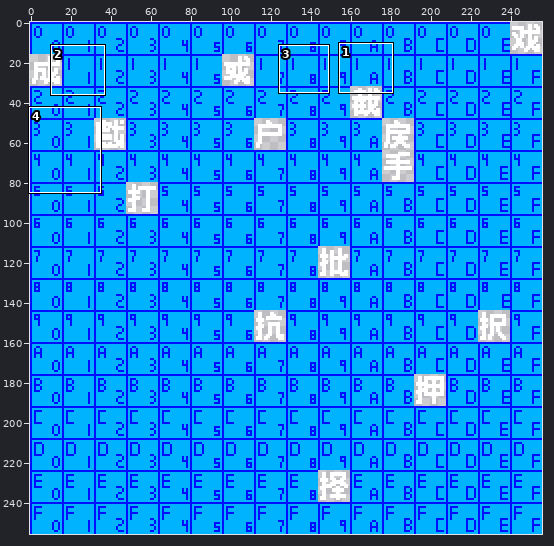
Two states of a sprite sheet, assets/base/font/cosmic-reach-font-6200.png. Above: a wide view before the commit, with the close-up outlined.
Close-up. As it was:
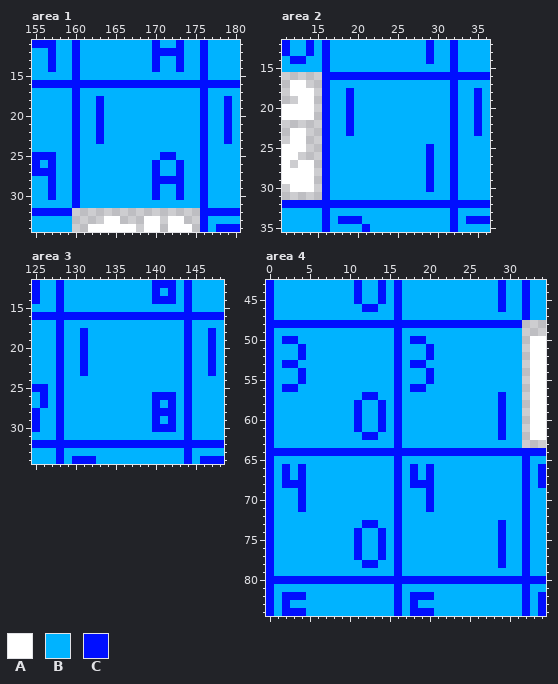
The file is 256x256 pixels. Shown: area 1: x 155..180, y 11..34; area 2: x 11..36, y 12..35; area 3: x 125..148, y 12..34; area 4: x 0..34, y 43..84. The commit also changed other parts of the picture, which this record leaves out.
Palette (. is transparent): A #ffffff  B #00b3ff  C #000fff
Pixels before, area 1, first column x 155:
11 CCCBBCBBBBBBBBBCBBCBBCBBBB
12 BBCBBCBBBBBBBBBCCCCBBCBBBB
13 BBCBBCBBBBBBBBBCBBCBBCBBBB
14 BBCBBCBBBBBBBBBCBBCBBCBBBB
15 BBBBBCBBBBBBBBBBBBBBBCBBBB
16 CCCCCCCCCCCCCCCCCCCCCCCCCC
17 BBBBBCBBBBBBBBBBBBBBBCBBBB
18 BBBBBCBBCBBBBBBBBBBBBCBBCB
19 BBBBBCBBCBBBBBBBBBBBBCBBCB
20 BBBBBCBBCBBBBBBBBBBBBCBBCB
21 BBBBBCBBCBBBBBBBBBBBBCBBCB
22 BBBBBCBBCBBBBBBBBBBBBCBBCB
23 BBBBBCBBCBBBBBBBBBBBBCBBCB
24 BBBBBCBBBBBBBBBBBBBBBCBBBB
25 CCCBBCBBBBBBBBBBCCBBBCBBBB
26 CBCBBCBBBBBBBBBCBBCBBCBBBB
27 CCCBBCBBBBBBBBBCBBCBBCBBBB
28 BBCBBCBBBBBBBBBCCCCBBCBBBB
29 BBCBBCBBBBBBBBBCBBCBBCBBBB
30 BBCBBCBBBBBBBBBCBBCBBCBBBB
31 BBBBBCBBBBBBBBBBBBBBBCBBBB
32 CCCCC................CCCCC
33 BBBBB....AA...AA.AA..CBBBB
34 BBBBB..AAAAAA.AA.AAA.CBCCC
Pixels before, area 2, first column x 11:
12 CBBCBCBBBBBBBBBBBBCBBCBBBB
13 CBBCBCBBBBBBBBBBBBCBBCBBBB
14 BCCBBCBBBBBBBBBBBBCBBCBBBB
15 BBBBBCBBBBBBBBBBBBBBBCBBBB
16 .....CCCCCCCCCCCCCCCCCCCCC
17 .AA..CBBBBBBBBBBBBBBBCBBBB
18 .AAA.CBBCBBBBBBBBBBBBCBBCB
19 ..AA.CBBCBBBBBBBBBBBBCBBCB
20 AAAA.CBBCBBBBBBBBBBBBCBBCB
21 AAAA.CBBCBBBBBBBBBBBBCBBCB
22 .....CBBCBBBBBBBBBBBBCBBCB
23 .AA..CBBCBBBBBBBBBBBBCBBCB
24 .AA..CBBBBBBBBBBBBBBBCBBBB
25 AAA..CBBBBBBBBBBBBCBBCBBBB
26 AA...CBBBBBBBBBBBBCBBCBBBB
27 A.AA.CBBBBBBBBBBBBCBBCBBBB
28 AAAA.CBBBBBBBBBBBBCBBCBBBB
29 AAAA.CBBBBBBBBBBBBCBBCBBBB
30 .AAA.CBBBBBBBBBBBBCBBCBBBB
31 .....CBBBBBBBBBBBBBBBCBBBB
32 CCCCCCCCCCCCCCCCCCCCCCCCCC
33 BBBBBCBBBBBBBBBBBBBBBCBBBB
34 BBBBBCBCCCBBBBBBBBBBBCBCCC
35 BBBBBCBBBBCBBBBBBBBBBCBBBB
Pixels before, area 3, first column x 125:
12 CBBCBBBBBBBBBBBCCCBCBBBB
13 CBBCBBBBBBBBBBBCBCBCBBBB
14 CBBCBBBBBBBBBBBCCCBCBBBB
15 BBBCBBBBBBBBBBBBBBBCBBBB
16 CCCCCCCCCCCCCCCCCCCCCCCC
17 BBBCBBBBBBBBBBBBBBBCBBBB
18 BBBCBBCBBBBBBBBBBBBCBBCB
19 BBBCBBCBBBBBBBBBBBBCBBCB
20 BBBCBBCBBBBBBBBBBBBCBBCB
21 BBBCBBCBBBBBBBBBBBBCBBCB
22 BBBCBBCBBBBBBBBBBBBCBBCB
23 BBBCBBCBBBBBBBBBBBBCBBCB
24 BBBCBBBBBBBBBBBBBBBCBBBB
25 CCBCBBBBBBBBBBBBBBBCBBBB
26 BCBCBBBBBBBBBBBCCCBCBBBB
27 BCBCBBBBBBBBBBBCBCBCBBBB
28 CBBCBBBBBBBBBBBCCCBCBBBB
29 CBBCBBBBBBBBBBBCBCBCBBBB
30 CBBCBBBBBBBBBBBCCCBCBBBB
31 BBBCBBBBBBBBBBBBBBBCBBBB
32 CCCCCCCCCCCCCCCCCCCCCCCC
33 BBBCBBBBBBBBBBBBBBBCBBBB
34 BBBCBCCCBBBBBBBBBBBCBCCC
Pixels before, area 4, first column x 0:
43 CBBBBBBBBBBCBBCBCBBBBBBBBBBBBCBBCBB
44 CBBBBBBBBBBCBBCBCBBBBBBBBBBBBCBBCBB
45 CBBBBBBBBBBCBBCBCBBBBBBBBBBBBCBBCBB
46 CBBBBBBBBBBBCCBBCBBBBBBBBBBBBCBBCBB
47 CBBBBBBBBBBBBBBBCBBBBBBBBBBBBBBBCBB
48 CCCCCCCCCCCCCCCCCCCCCCCCCCCCCCCC...
49 CBBBBBBBBBBBBBBBCBBBBBBBBBBBBBBB...
50 CBCCBBBBBBBBBBBBCBCCBBBBBBBBBBBB.AA
51 CBBBCBBBBBBBBBBBCBBBCBBBBBBBBBBB.AA
52 CBBBCBBBBBBBBBBBCBBBCBBBBBBBBBBB.AA
53 CBCCBBBBBBBBBBBBCBCCBBBBBBBBBBBB.AA
54 CBBBCBBBBBBBBBBBCBBBCBBBBBBBBBBB.AA
55 CBBBCBBBBBBBBBBBCBBBCBBBBBBBBBBB.AA
56 CBCCBBBBBBBBBBBBCBCCBBBBBBBBBBBB.AA
57 CBBBBBBBBBBBCCBBCBBBBBBBBBBBBCBB.AA
58 CBBBBBBBBBBCBBCBCBBBBBBBBBBBBCBB.AA
59 CBBBBBBBBBBCBBCBCBBBBBBBBBBBBCBB.AA
60 CBBBBBBBBBBCBBCBCBBBBBBBBBBBBCBB.AA
61 CBBBBBBBBBBCBBCBCBBBBBBBBBBBBCBB.AA
62 CBBBBBBBBBBBCCBBCBBBBBBBBBBBBCBB.AA
63 CBBBBBBBBBBBBBBBCBBBBBBBBBBBBBBB...
64 CCCCCCCCCCCCCCCCCCCCCCCCCCCCCCCCCCC
65 CBBBBBBBBBBBBBBBCBBBBBBBBBBBBBBBCBB
66 CBCBCBBBBBBBBBBBCBCBCBBBBBBBBBBBCBC
67 CBCBCBBBBBBBBBBBCBCBCBBBBBBBBBBBCBC
68 CBCCCBBBBBBBBBBBCBCCCBBBBBBBBBBBCBC
69 CBBBCBBBBBBBBBBBCBBBCBBBBBBBBBBBCBB
70 CBBBCBBBBBBBBBBBCBBBCBBBBBBBBBBBCBB
71 CBBBCBBBBBBBBBBBCBBBCBBBBBBBBBBBCBB
72 CBBBBBBBBBBBBBBBCBBBBBBBBBBBBBBBCBB
73 CBBBBBBBBBBBCCBBCBBBBBBBBBBBBCBBCBB
74 CBBBBBBBBBBCBBCBCBBBBBBBBBBBBCBBCBB
75 CBBBBBBBBBBCBBCBCBBBBBBBBBBBBCBBCBB
76 CBBBBBBBBBBCBBCBCBBBBBBBBBBBBCBBCBB
77 CBBBBBBBBBBCBBCBCBBBBBBBBBBBBCBBCBB
78 CBBBBBBBBBBBCCBBCBBBBBBBBBBBBCBBCBB
79 CBBBBBBBBBBBBBBBCBBBBBBBBBBBBBBBCBB
80 CCCCCCCCCCCCCCCCCCCCCCCCCCCCCCCCCCC
81 CBBBBBBBBBBBBBBBCBBBBBBBBBBBBBBBCBB
82 CBCCCBBBBBBBBBBBCBCCCBBBBBBBBBBBCBC
83 CBCBBBBBBBBBBBBBCBCBBBBBBBBBBBBBCBC
84 CBCCCBBBBBBBBBBBCBCCCBBBBBBBBBBBCBC
The result:
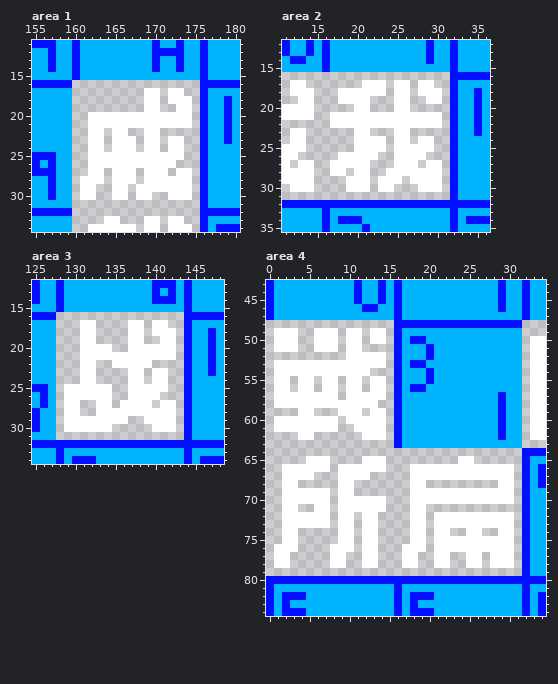
Diff:
Area 1:
y 16: x 160..175 CCCCCCCCCCCCCCCC -> ................
y 17: x 160..175 CBBBBBBBBBBBBBBB -> .........AA.AA..
y 18: x 160..175 CBBCBBBBBBBBBBBB -> .........AA.AAA.
y 19: x 160..175 CBBCBBBBBBBBBBBB -> .........AA..AA.
y 20..21: x 160..175 CBBCBBBBBBBBBBBB -> ..AAAAAAAAAAAAA.
y 22: x 160..175 CBBCBBBBBBBBBBBB -> ..AA.AA..AA.....
y 23: x 160..175 CBBCBBBBBBBBBBBB -> ..AA.AAA.AA.AA..
y 24: x 160..175 CBBBBBBBBBBBBBBB -> ..AA.AAA.AA.AA..
y 25: x 160..175 CBBBBBBBBBBCCBBB -> ..AAAAAAAAAAAA..
y 26: x 160..175 CBBBBBBBBBCBBCBB -> ..AAAAAAAAAAA...
y 27: x 160..175 CBBBBBBBBBCBBCBB -> ..AA.AAA.AAA.AA.
y 28: x 160..175 CBBBBBBBBBCCCCBB -> .AAA.AAA.AAAAAA.
y 29: x 160..175 CBBBBBBBBBCBBCBB -> .AA..AA.AAAAAAA.
y 30: x 160..175 CBBBBBBBBBCBBCBB -> .AA..AA.AA..AAA.
y 31: x 160..175 CBBBBBBBBBBBBBBB -> ................
Area 2:
y 16: x 16..31 CCCCCCCCCCCCCCCC -> ................
y 17: x 16..31 CBBBBBBBBBBBBBBB -> .....AAA.AA.AA..
y 18: x 16..31 CBBCBBBBBBBBBBBB -> ..AAAAAA.AA.AAA.
y 19: x 16..31 CBBCBBBBBBBBBBBB -> ..AAAA...AA..AA.
y 20: x 16..31 CBBCBBBBBBBBBBBB -> ....AA...AA.....
y 21..22: x 16..31 CBBCBBBBBBBBBBBB -> .AAAAAAAAAAAAAA.
y 23: x 16..31 CBBCBBBBBBBBBBBB -> ....AA...AA.....
y 24: x 16..31 CBBBBBBBBBBBBBBB -> ....AAAA.AA.AA..
y 25: x 16..31 CBBBBBBBBBBBBCBB -> ....AAAA.AAAAA..
y 26: x 16..31 CBBBBBBBBBBBBCBB -> ..AAAAA..AAAA...
y 27: x 16..31 CBBBBBBBBBBBBCBB -> .AAAAA...AAA.AA.
y 28: x 16..31 CBBBBBBBBBBBBCBB -> .AA.AA..AAAAAAA.
y 29: x 16..31 CBBBBBBBBBBBBCBB -> ...AAA.AAA.AAAA.
y 30: x 16..31 CBBBBBBBBBBBBCBB -> ...AAA.AA...AAA.
y 31: x 16..31 CBBBBBBBBBBBBBBB -> ................
Area 3:
y 16: x 128..143 CCCCCCCCCCCCCCCC -> ................
y 17: x 128..143 CBBBBBBBBBBBBBBB -> ...AA....AA.AA..
y 18: x 128..143 CBBCBBBBBBBBBBBB -> ...AA....AA.AAA.
y 19: x 128..143 CBBCBBBBBBBBBBBB -> ...AA....AA..AA.
y 20: x 128..143 CBBCBBBBBBBBBBBB -> ...AAAA..AAAAAA.
y 21: x 128..143 CBBCBBBBBBBBBBBB -> ...AAAAAAAAAAAA.
y 22: x 128..143 CBBCBBBBBBBBBBBB -> ...AA..AAAAA....
y 23: x 128..143 CBBCBBBBBBBBBBBB -> ...AA....AA.AA..
y 24: x 128..143 CBBBBBBBBBBBBBBB -> ...AA....AA.AA..
y 25: x 128..143 CBBBBBBBBBBBBBBB -> .AAAAAA..AAAAA..
y 26: x 128..143 CBBBBBBBBBBBCCCB -> .AAAAAA..AAAA...
y 27: x 128..143 CBBBBBBBBBBBCBCB -> .AA..AA.AAAA.AA.
y 28: x 128..143 CBBBBBBBBBBBCCCB -> .AA..AAAAAAAAAA.
y 29: x 128..143 CBBBBBBBBBBBCBCB -> .AAAAAAAA..AAAA.
y 30: x 128..143 CBBBBBBBBBBBCCCB -> .AAAAAA.....AAA.
y 31: x 128..143 CBBBBBBBBBBBBBBB -> ................
Area 4:
y 48: x 0..15 CCCCCCCCCCCCCCCC -> ................
y 49: x 0..15 CBBBBBBBBBBBBBBB -> .AAA..AAA.AA.AA.
y 50: x 0..15 CBCCBBBBBBBBBBBB -> .AAA..AAA.AA.AA.
y 51: x 0..15 CBBBCBBBBBBBBBBB -> .AAA..AAA.AA....
y 52: x 0..15 CBBBCBBBBBBBBBBB -> ..........AAAAA.
y 53: x 0..15 CBCCBBBBBBBBBBBB -> .AAAAAAAAAAAAAA.
y 54: x 0..15 CBBBCBBBBBBBBBBB -> .AAAAAAAAAAAA...
y 55: x 0..15 CBBBCBBBBBBBBBBB -> .AA.AA.AA.AA.AA.
y 56: x 0..15 CBCCBBBBBBBBBBBB -> .AA.AA.AA.AA.AA.
y 57: x 0..15 CBBBBBBBBBBBCCBB -> .AAAAAAAA.AAAAA.
y 58: x 0..15 CBBBBBBBBBBCBBCB -> .AAAAAAAAAAAAA..
y 59: x 0..15 CBBBBBBBBBBCBBCB -> ....AA...AAA.AA.
y 60: x 0..15 CBBBBBBBBBBCBBCB -> .AAAAAAAA.AAAAA.
y 61: x 0..15 CBBBBBBBBBBCBBCB -> .AAAAAAAA..AAAA.
y 62: x 0..15 CBBBBBBBBBBBCCBB -> ....AA......AAA.
y 63: x 0..15 CBBBBBBBBBBBBBBB -> ................
y 64: x 0..31 CCCCCCCCCCCCCCCCCCCCCCCCCCCCCCCC -> ................................
y 65: x 0..31 CBBBBBBBBBBBBBBBCBBBBBBBBBBBBBBB -> .....AAA....AAA.........AA......
y 66: x 0..31 CBCBCBBBBBBBBBBBCBCBCBBBBBBBBBBB -> ..AAAAAA.AAAAAA...AAAAAAAAAAAAA.
y 67: x 0..31 CBCBCBBBBBBBBBBBCBCBCBBBBBBBBBBB -> ..AAAA...AAAA.....AAAAAAAAAAAAA.
y 68: x 0..31 CBCCCBBBBBBBBBBBCBCCCBBBBBBBBBBB -> ..AA.....AA.......AA.........AA.
y 69: x 0..31 CBBBCBBBBBBBBBBBCBBBCBBBBBBBBBBB -> ..AAAAAA.AA.......AAAAAAAAAAAAA.
y 70: x 0..31 CBBBCBBBBBBBBBBBCBBBCBBBBBBBBBBB -> ..AAAAAA.AAAAAA...AAAAAAAAAAAAA.
y 71: x 0..31 CBBBCBBBBBBBBBBBCBBBCBBBBBBBBBBB -> ..AA..AA.AAAAAA...AA............
y 72: x 0..31 CBBBBBBBBBBBBBBBCBBBBBBBBBBBBBBB -> ..AAAAAA.AA.AA....AA.AAAAAAAAAA.
y 73: x 0..31 CBBBBBBBBBBBCCBBCBBBBBBBBBBBBCBB -> ..AAAAAA.AA.AA....AA.AAAAAAAAAA.
y 74: x 0..31 CBBBBBBBBBBCBBCBCBBBBBBBBBBBBCBB -> ..AA.....AA.AA....AA.AA..AA..AA.
y 75: x 0..31 CBBBBBBBBBBCBBCBCBBBBBBBBBBBBCBB -> ..AA.....AA.AA....AA.AAAAAAAAAA.
y 76: x 0..31 CBBBBBBBBBBCBBCBCBBBBBBBBBBBBCBB -> .AAA....AAA.AA...AAA.AAAAAAAAAA.
y 77: x 0..31 CBBBBBBBBBBCBBCBCBBBBBBBBBBBBCBB -> .AA.....AA..AA...AA..AA..AA.AAA.
y 78: x 0..31 CBBBBBBBBBBBCCBBCBBBBBBBBBBBBCBB -> .AA.....AA..AA...AA..AA..AA.AAA.
y 79: x 0..31 CBBBBBBBBBBBBBBBCBBBBBBBBBBBBBBB -> ................................
Changed places in both close-ups, as pixel boxes (x1, y1, x2, y2):
changed: (72, 80, 200, 208)
changed: (322, 72, 450, 200)
changed: (56, 312, 184, 440)
changed: (266, 320, 522, 576)
